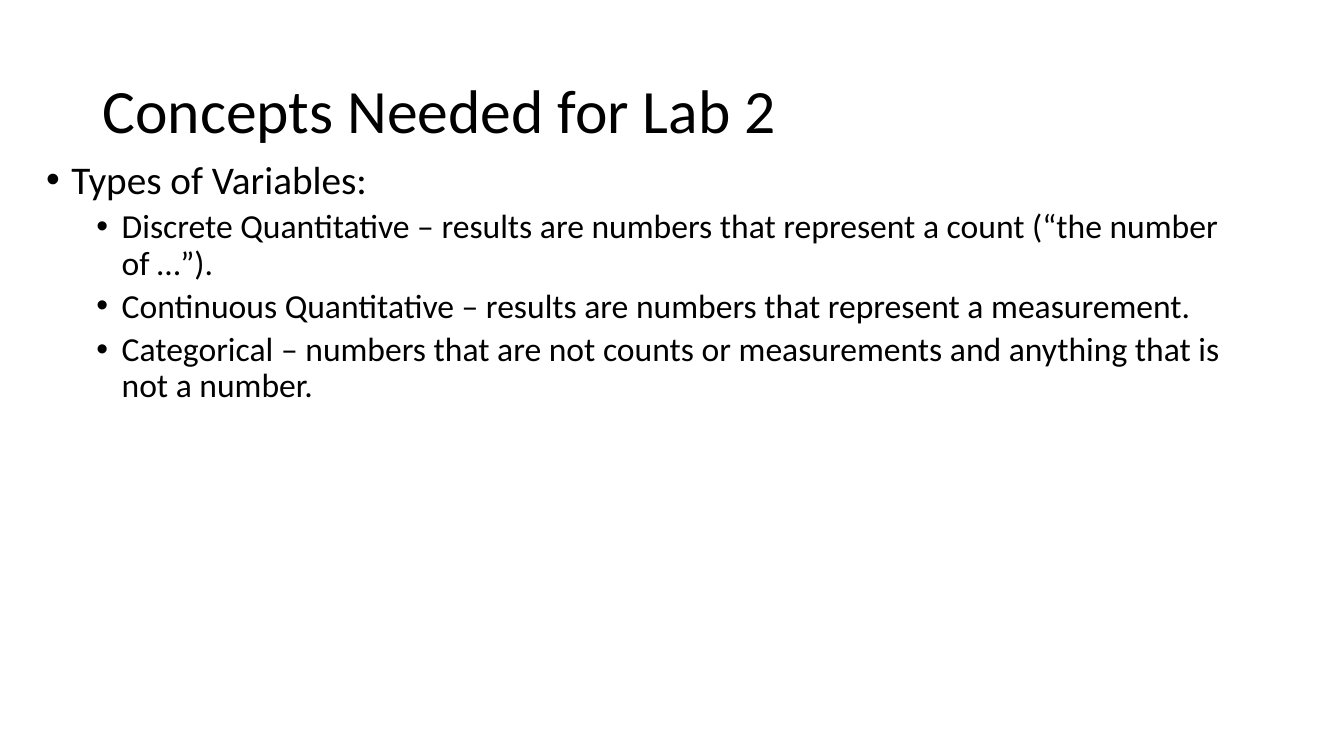
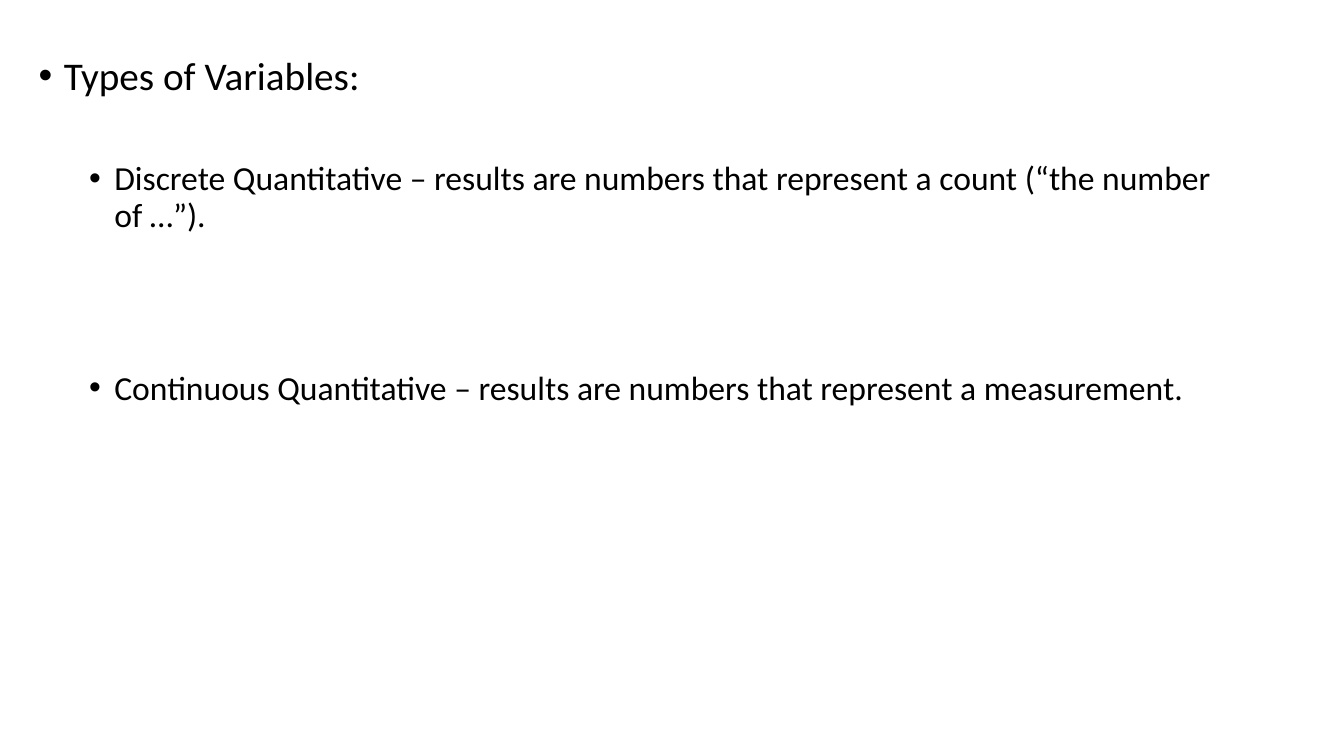
Before and after one commit to Shanlearning/Stat201-Fall, a slide deck: slide 3 of Lab2/Lab 2 pre-lab.pptx (slide 2 before the commit). Drawn at 1344x756 pixels with LibreOffice and Linux fonts; fonts in the diff are those of the drawing. Boxes give left, top, right and bottom in pixels: in the first picture for what was removed or moved away, otherwise in the second. Text is boxed around its words. In the diff, an @@ line names an element or a change of style, - is before the commit and + after.

```diff
--- a/Lab2/Lab 2 pre-lab.pptx
+++ b/Lab2/Lab 2 pre-lab.pptx
@@ text "Types of Variables:": place and size @@
-text "Types of Variables:" at (71,166,1219,398)
+text "Types of Variables:" at (64,62,1210,406)
@@ title removed at (102,90,775,143) @@
-Concepts Needed for Lab 2
@@ text at (122,337,1219,398): paragraph removed @@
-  • Categorical – numbers that are not counts or measurements and anything that is not a number.
```
Also in this commit, not shown: 1 slide added, 2 other files.
